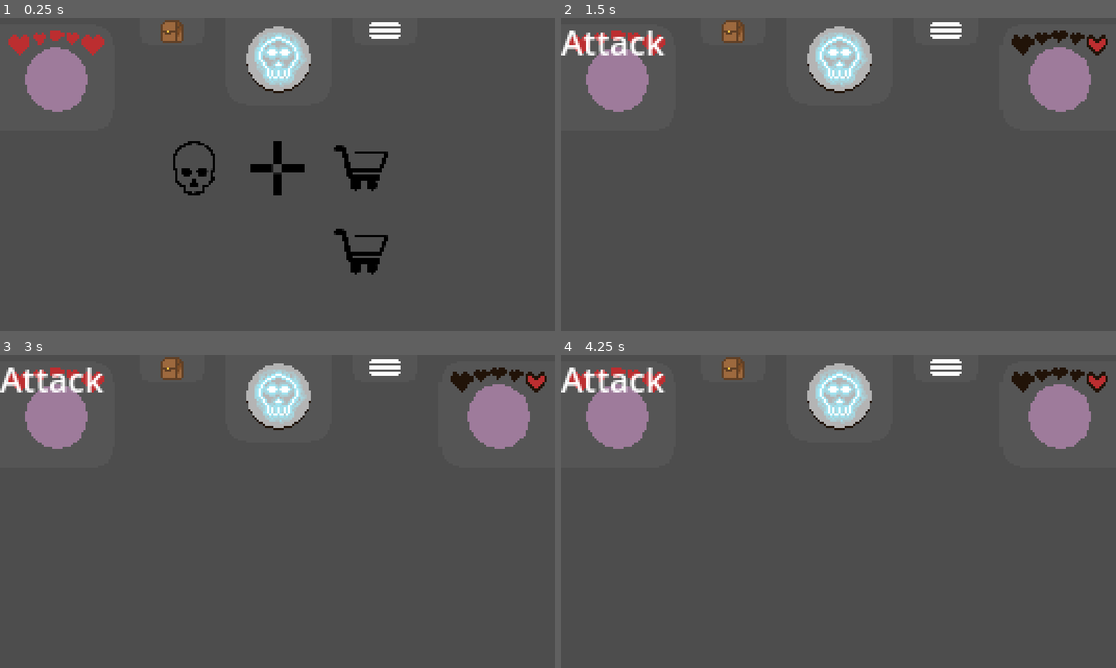
Above: before the commit, frames 1-4 (two rows, left to right).
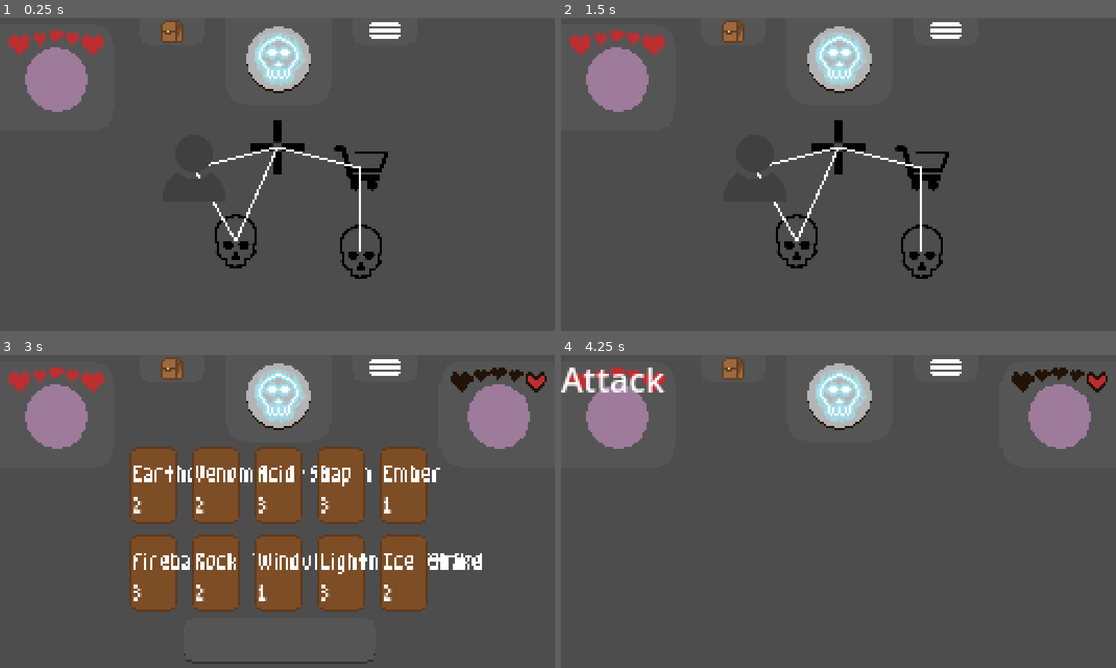
Above: after the commit, the same moments.

Repository: JosieBarber/roguelike
Game: Godot game, scene res://scenes/Main.tscn
Two runs of this game, one before a commit and one after it. Both use one fixed random seed, a clock stepped at 60 frames per second and the inputs below.
Inputs (mouse positions are in pixels of both pictures, inside the frame that each line leads up to):
- Up to frame 1 (0.25 s): no input
- Up to frame 2 (1.5 s): tap Enter at 0.5 s; move the mouse to (755, 168) at 0.52 s; click (755, 168) at 0.67 s; tap Space at 0.77, 1.25 s; move the mouse to (727, 190) at 1.27 s; click (727, 190) at 1.42 s
- Up to frame 3 (3 s): tap Space at 1.52, 2.75 s; tap Enter at 2 s; move the mouse to (333, 442) at 2.02 s; click (333, 442) at 2.17 s; move the mouse to (249, 574) at 2.77 s; click (249, 574) at 2.92 s
- Up to frame 4 (4.25 s): tap Space at 3.02, 3.77 s; tap Enter at 3.5 s; move the mouse to (1005, 558) at 3.52 s; click (1005, 558) at 3.67 s

The runs differ from the first frame. In frame 1, 2.4% of the frame differs, in the area x 31-70%, y 32-84%; in frame 2, 5.1%; in frame 3, 23%, in the area x 0-87%, y 4-99%; in frame 4, nothing differs.

Commit message:
Add connections to nodes to allow for more linear navigation

Diff:
--- a/scenes/Navigation.tscn
+++ b/scenes/Navigation.tscn
@@ -7,11 +7,10 @@
 script = ExtResource("1")
 
 [node name="Map" type="Node2D" parent="."]
-
-[node name="Nodes" type="Node2D" parent="."]
 position = Vector2(73, 52)
 
-[node name="PlayerIcon" type="Sprite2D" parent="."]
-visible = false
+[node name="Nodes" type="Node2D" parent="Map"]
+
+[node name="PlayerIcon" type="Sprite2D" parent="Map"]
 scale = Vector2(0.05, 0.05)
 texture = ExtResource("2_4225u")
--- a/scripts/NavigationScripts/navigation.gd
+++ b/scripts/NavigationScripts/navigation.gd
@@ -9,8 +9,10 @@
 var shop_icon: Texture
 var visited_icon: Texture
 var nodes: Dictionary = {}
+var adjacent_nodes: Array = []
+var nodes_container: Node2D
 
-enum NodeType { COMBAT, CLINIC, SHOP }
+enum NodeType { COMBAT, CLINIC, SHOP, BLANK }
 
 func _ready():
 	if get_parent().get_node("Player"):
@@ -25,24 +27,29 @@
 	clinic_icon = load("res://assets/Clinic Icon.png")
 	shop_icon = load("res://assets/Shop Icon.png")
 	visited_icon = load("res://assets/Visited Icon.png")
+	# Get the Nodes container
+	nodes_container = $Map/Nodes
 	# Initialize the navigation map and player position
 	_initialize_map()
 
 func _initialize_map():
 	# Create nodes and paths for navigation
-	var node1 = _create_navigation_node(Vector2(20, 20), NodeType.COMBAT)
-	var node2 = _create_navigation_node(Vector2(60, 20), NodeType.CLINIC)
-	var node3 = _create_navigation_node(Vector2(100, 20), NodeType.SHOP)
-	var node4 = _create_navigation_node(Vector2(100, 60), NodeType.SHOP)
+	var node1 = _create_navigation_node(Vector2(20, 20), NodeType.BLANK)
+	var node2 = _create_navigation_node(Vector2(40, 55), NodeType.COMBAT)
+	var node3 = _create_navigation_node(Vector2(60, 10), NodeType.CLINIC)
+	var node4 = _create_navigation_node(Vector2(100, 20), NodeType.SHOP)
+	var node5 = _create_navigation_node(Vector2(100, 60), NodeType.COMBAT)
 
 	current_node = node1
-	$PlayerIcon.position = current_node.position
+	$Map/PlayerIcon.position = current_node.position
+	_update_adjacent_nodes()
+	_draw_paths()
 
 func _create_navigation_node(position: Vector2, node_type: int) -> Node2D:
 	var node = Node2D.new()
 	node.position = position
 	node.set_meta("type", node_type)
-	$Nodes.add_child(node)
+	nodes_container.add_child(node)
 	nodes[node] = false  # Initialize node as not visited
 	_draw_node_icon(node)
 	return node
@@ -61,6 +68,8 @@
 				sprite.texture = clinic_icon
 			NodeType.SHOP:
 				sprite.texture = shop_icon
+			NodeType.BLANK:
+				return
 	sprite.position = Vector2.ZERO
 	sprite.scale = Vector2(0.05, 0.05)  # Scale down the sprite
 	area.add_child(sprite)
@@ -76,16 +85,38 @@
 
 func _on_icon_input_event(viewport, event, shape_idx, node):
 	if event is InputEventMouseButton and event.pressed:
-		if not nodes[node]:
+		if node in adjacent_nodes:
 			print("Node selected: ", node)
 			_on_node_selected(node)
 
 func _on_node_selected(node: Node2D):
 	current_node = node
+	$Map/PlayerIcon.position = current_node.position
+	_update_adjacent_nodes()
+	if not nodes[node]:
+		_transition_to_encounter(node)
 	nodes[node] = true
 	_draw_node_icon(node)  # Update the node icon to visited
-	$PlayerIcon.position = current_node.position
-	_transition_to_encounter(node)
+
+func _update_adjacent_nodes():
+	adjacent_nodes.clear()
+	for node in nodes.keys():
+		if node != current_node and node.position.distance_to(current_node.position) <= 60:
+			adjacent_nodes.append(node)
+
+func _draw_paths():
+	for node in nodes.keys():
+		for other_node in nodes.keys():
+			if node != other_node and node.position.distance_to(other_node.position) <= 60:
+				_draw_line_between_nodes(node, other_node)
+
+func _draw_line_between_nodes(node1: Node2D, node2: Node2D):
+	var line = Line2D.new()
+	line.width = 1
+	line.default_color = Color(1, 1, 1)
+	line.add_point(node1.position)
+	line.add_point(node2.position)
+	nodes_container.add_child(line)
 
 func _transition_to_encounter(node: Node2D):
 	var node_type = node.get_meta("type")
